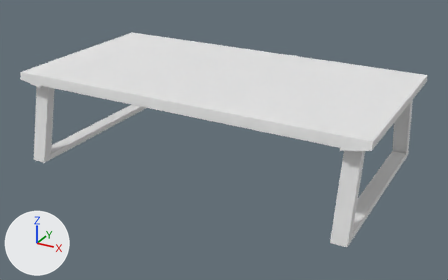
Two versions of the glTF model frontend/public/models/table.gltf, one commit apart.
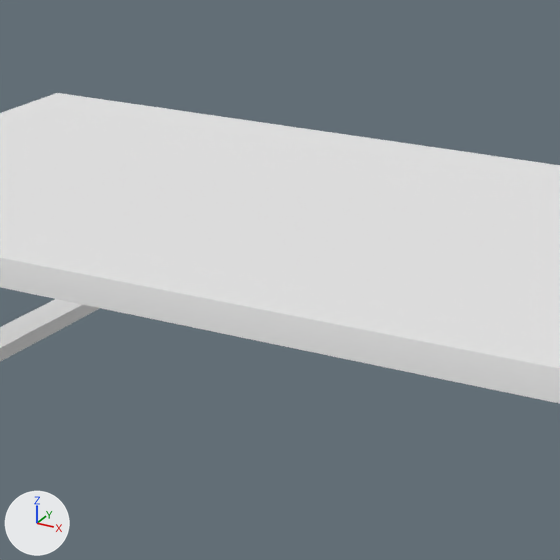
There are two pictures of each version: one whole from a 50 mm lens placed at (-1.311, -2.439, 0.291), pointed at (-2.622, -0.055, -0.901), one close up on the part from 25% to 69% of the width and 0% to 70% of the height. Lighting does not change. The marker at lower left points along +X, +Y and +Z. Where no turn or scale is listed for an object, it has been applied to the vertices.

In view in the first close-up: 'Modern Living Room_CoffeeTable_0'.
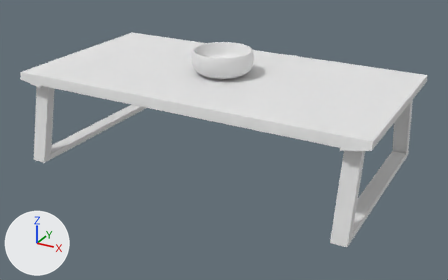
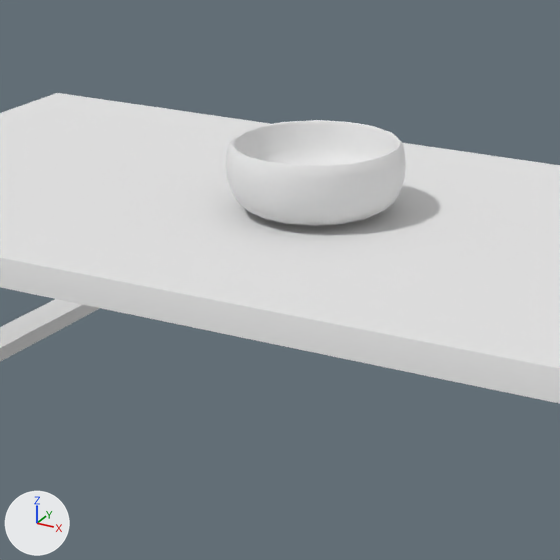
Boxes [x1, y1, x2, y2] around the edits, measured in the close-ups (560 x 560 px):
'Modern Living Room_Bowl_0', added
    after: [226, 120, 406, 226]

The change, as a diff of the scene's bpy script:
```diff
--- a/frontend/public/models/table.gltf.py
+++ b/frontend/public/models/table.gltf.py
@@ mat_bowl @@
+mat_bowl = principled_material('Bowl')
+mat_bowl.base_color = (0.8, 0.8, 0.8)  # white #e7e7e7
+mat_bowl.roughness = 0.821
@@ me_modern_living_room_bowl_0 @@
+me_modern_living_room_bowl_0.from_pydata(...)  # 296 vertices, 588 faces; spans x -2.51..-2.22, y -0.145..0.145, z -0.54..-0.427
+me_modern_living_room_bowl_0.materials.append(mat_bowl)  # its picture is missing
@@ ob_modern_living_room_bowl_0 @@
+ob_modern_living_room_bowl_0 = bpy.data.objects.new('Modern Living Room_Bowl_0', me_modern_living_room_bowl_0)
+ob_modern_living_room_bowl_0.location = (-0.295, 0.0, -0.049)
```
